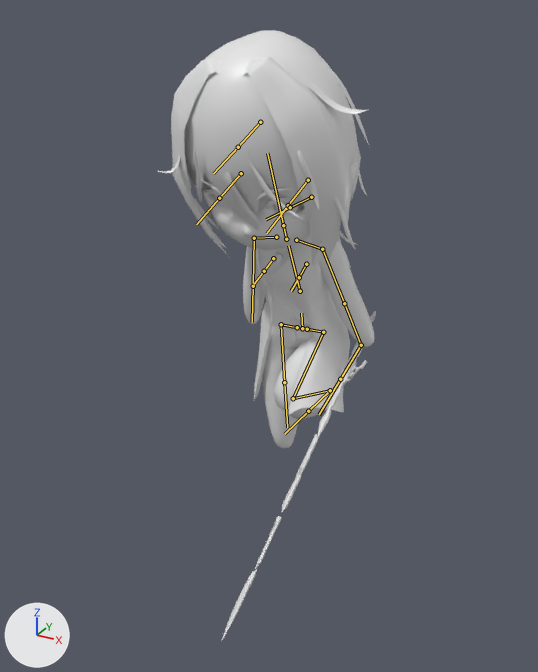
Before and after pictures for a commit that changed the FBX model Assets/TurnBase/Graphic3D/Character/MC/Mat/MCChibi.fbx.
One viewpoint serves both versions: a 50 mm lens placed at (4.35, -8.38, 7.24), pointed at (0.46, -1.31, 3.7). Every picture has the same lights, and +X, +Y and +Z are marked at lower left. The picture after the commit comes second. Both versions are drawn at frame 24 of the action 'Armature|WALK'; the numbers are the values there. The bones that change, and the others that lie on the model, are drawn over the model as lines.

Objects in the first picture: 'BODY', 'EYE', 'EYEBOW', 'FONT', 'HADE', 'SWORD', 'back', 'bell', 'side', 'small', 'suit' and 1 more.
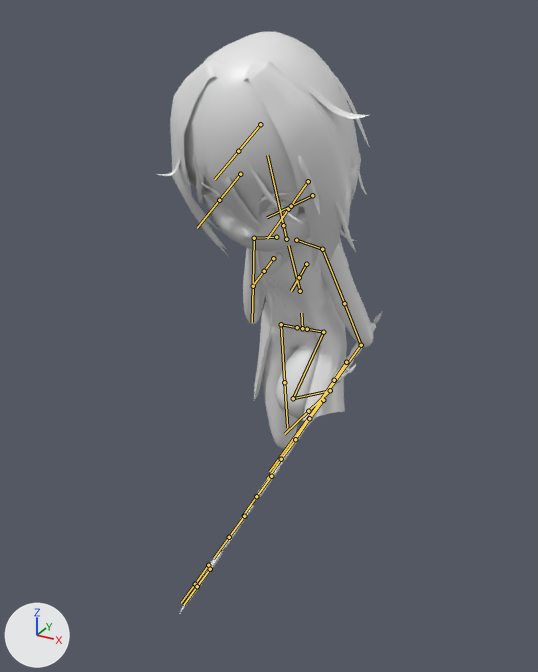
Changed parts and their boxes (x1, y1, x2, y2) in the pictures (538 x 672 px):
'side', posed: before (171, 56, 351, 266); after (170, 61, 351, 267)
'FONT', posed: before (184, 58, 303, 231); after (184, 62, 304, 233)
'BODY', posed: before (243, 243, 375, 449); after (243, 246, 374, 449)
'suit', posed: before (254, 235, 351, 414); after (254, 237, 349, 421)
'back', posed: before (190, 30, 361, 246); after (189, 32, 361, 248)
'HADE', posed: before (201, 163, 358, 250); after (202, 165, 358, 252)
'small', posed: before (158, 61, 369, 250); after (158, 63, 370, 252)
'SWORD', posed (31% wider, 8% shorter): before (222, 311, 376, 639); after (180, 312, 382, 613)
'bell', posed: before (253, 248, 313, 341); after (253, 250, 318, 341)
'EYEBOW', posed: before (194, 177, 305, 211); after (195, 180, 306, 215)
'EYE', posed: before (213, 194, 298, 215); after (213, 196, 299, 218)
bone 'Bone.009.L', root to tip: before (283, 225) to (267, 153); after (283, 225) to (267, 155)
bone 'Bone.005.L.003', root to tip: before (361, 345) to (340, 379); after (361, 345) to (269, 471)

What changed in the scene script:
```text
Change bone_bone_009_l:
    where bone_bone_009_l = bpy.data.objects['Armature'].pose.bones['Bone.009.L']  # child of 'Bone.002.L'
    bone_bone_009_l.rotation_quaternion: (0.999, -0.034, 0.0, 0.01) -> (1.0, -0.016, 0.001, 0.001)  # degrees (-4, 0, 1) -> degrees (-2, 0, 0)
Change bone_bone_004_l:
    where bone_bone_004_l = bpy.data.objects['Armature'].pose.bones['Bone.004.L']  # child of 'Bone.003.L'
    bone_bone_004_l.rotation_quaternion: (0.966, 0.09, 0.24, -0.033) -> (0.981, 0.087, 0.169, -0.04)  # degrees (10, 28, -1) -> degrees (10, 20, -3)
Change bone_bone_005_l_003:
    where bone_bone_005_l_003 = bpy.data.objects['Armature'].pose.bones['Bone.005.L.003']  # child of 'Bone.005.L'
    bone_bone_005_l_003.rotation_quaternion: (0.985, -0.017, -0.017, 0.172) -> (0.999, -0.047, -0.011, 0.017)  # degrees (-2, -2, 20) -> degrees (-5, -1, 2)
Change bone_bone_007_l:
    where bone_bone_007_l = bpy.data.objects['Armature'].pose.bones['Bone.007.L']  # child of 'Bone.006.L'
    bone_bone_007_l.rotation_quaternion: (0.909, -0.027, 0.231, -0.346) -> (0.938, -0.115, -0.012, -0.327)  # degrees (-13, 24, -44) -> degrees (-12, -6, -38)
Change bone_bone_008_l:
    where bone_bone_008_l = bpy.data.objects['Armature'].pose.bones['Bone.008.L']  # child of 'Bone.007.L'
    bone_bone_008_l.rotation_quaternion: (0.608, 0.208, 0.013, -0.766) -> (0.612, -0.21, 0.0, -0.763)  # degrees (14, 20, -101) -> degrees (-16, -19, -100)
```
